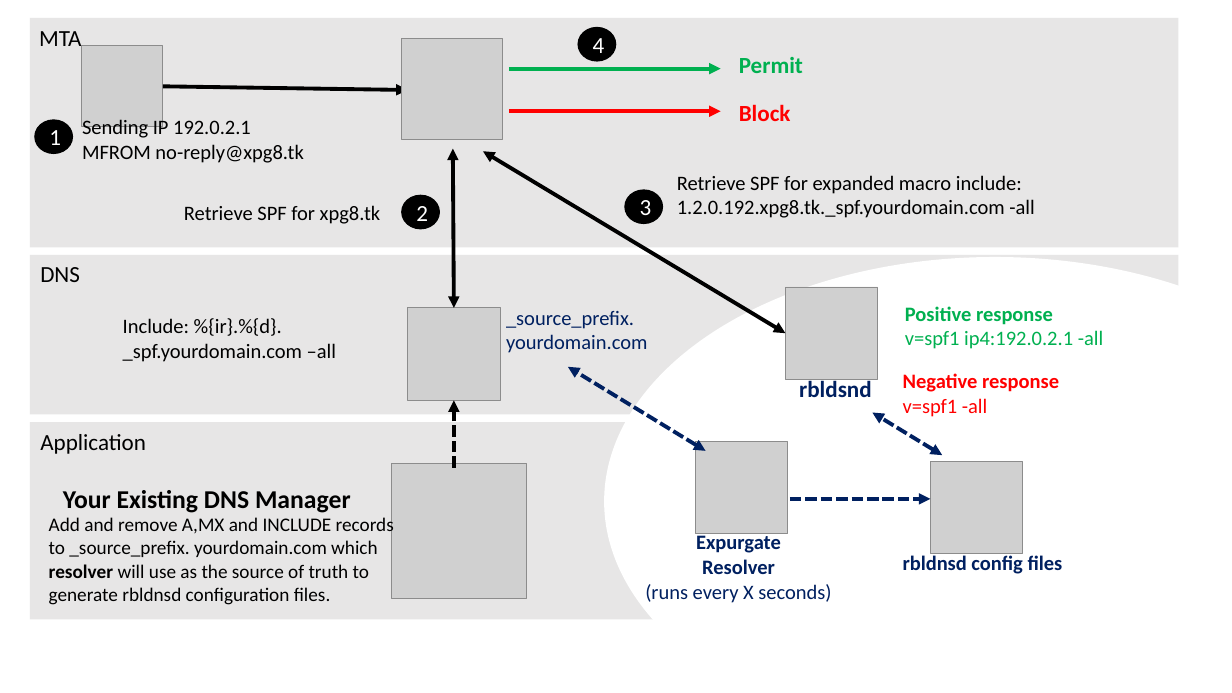
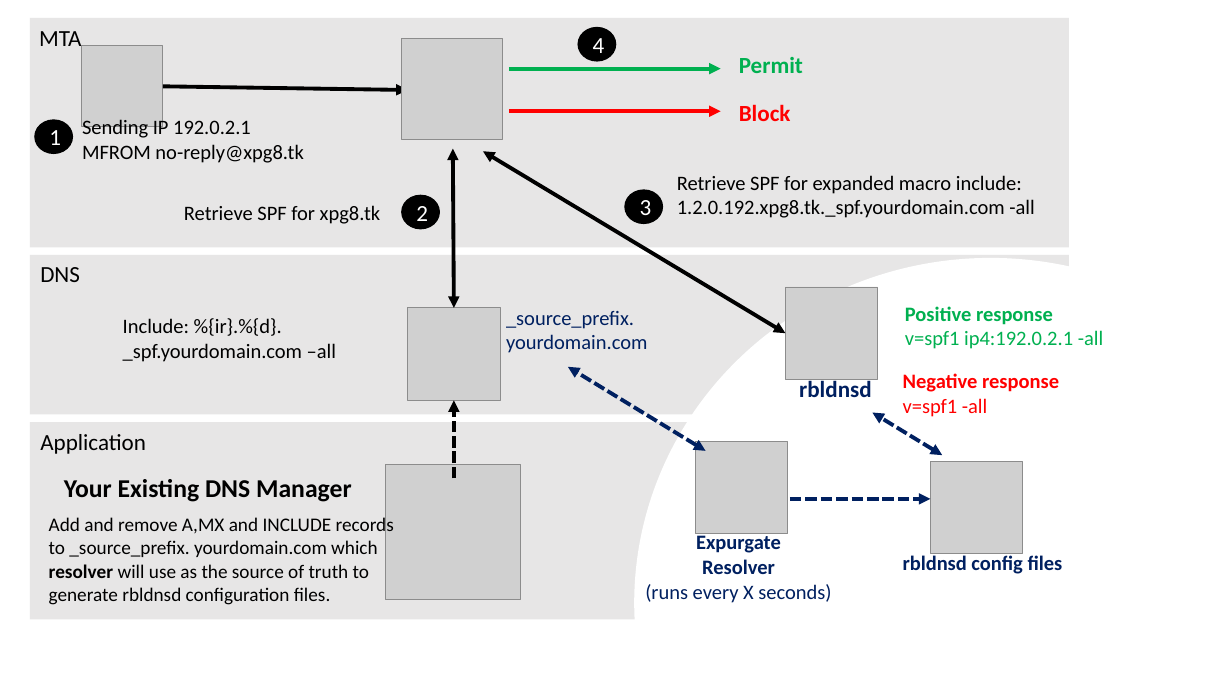
Before and after one commit to smck83/expurgate, a slide deck: slide 1 of expurgate.pptx. Drawn at 1232x693 pixels with LibreOffice and Linux fonts; fonts in the diff are those of the drawing; grey boxes stand for pictures. Boxes give left, top, right and bottom in pixels: in the first picture for what was removed or moved away, otherwise in the second. Text is boxed around its words. In the diff, an @@ line names an element or a change of style, - is before the commit and + after.

```diff
--- a/expurgate.pptx
+++ b/expurgate.pptx
@@ rectangle: place and size @@
-rectangle at bbox=[30, 18, 1178, 247]
+rectangle at bbox=[30, 18, 1069, 247]
@@ rectangle: place and size @@
-rectangle at bbox=[30, 255, 1178, 415]
+rectangle at bbox=[30, 255, 1069, 415]
@@ ellipse: place and size @@
-ellipse at bbox=[604, 257, 1232, 693]
+ellipse at bbox=[634, 258, 1232, 693]
@@ text at bbox=[799, 378, 872, 397]: text changed @@
-rbldsnd
+rbldnsd
@@ arrow moved from (454, 468) - (454, 400) to (454, 479) - (454, 400) @@
@@ text "Your Existing DNS Manager": place and size @@
-text "Your Existing DNS Manager" at bbox=[63, 490, 351, 513]
+text "Your Existing DNS Manager" at bbox=[64, 479, 352, 502]
@@ picture: place and size @@
-picture at bbox=[391, 463, 527, 599]
+picture at bbox=[385, 465, 521, 601]
```
